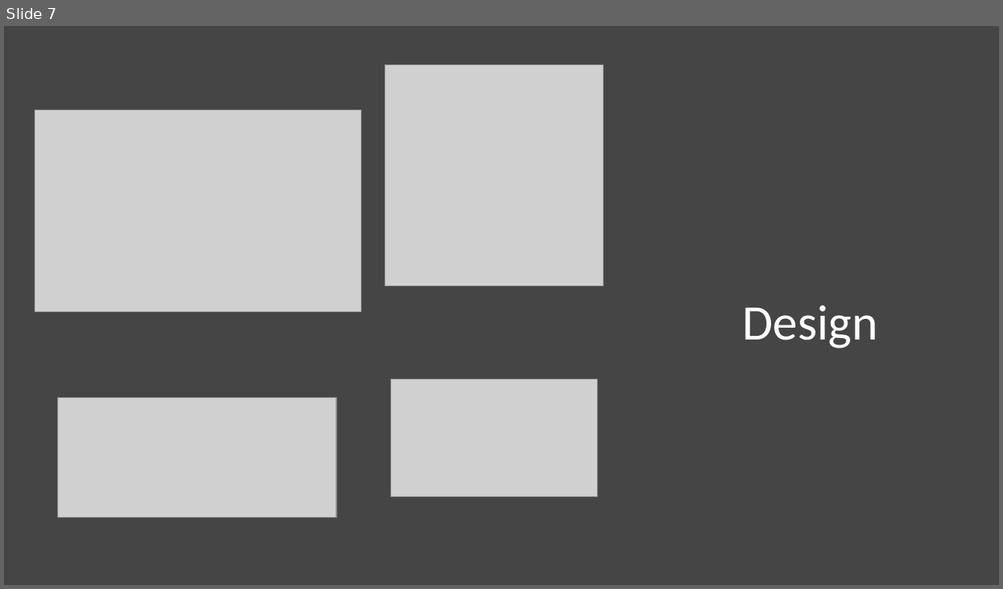
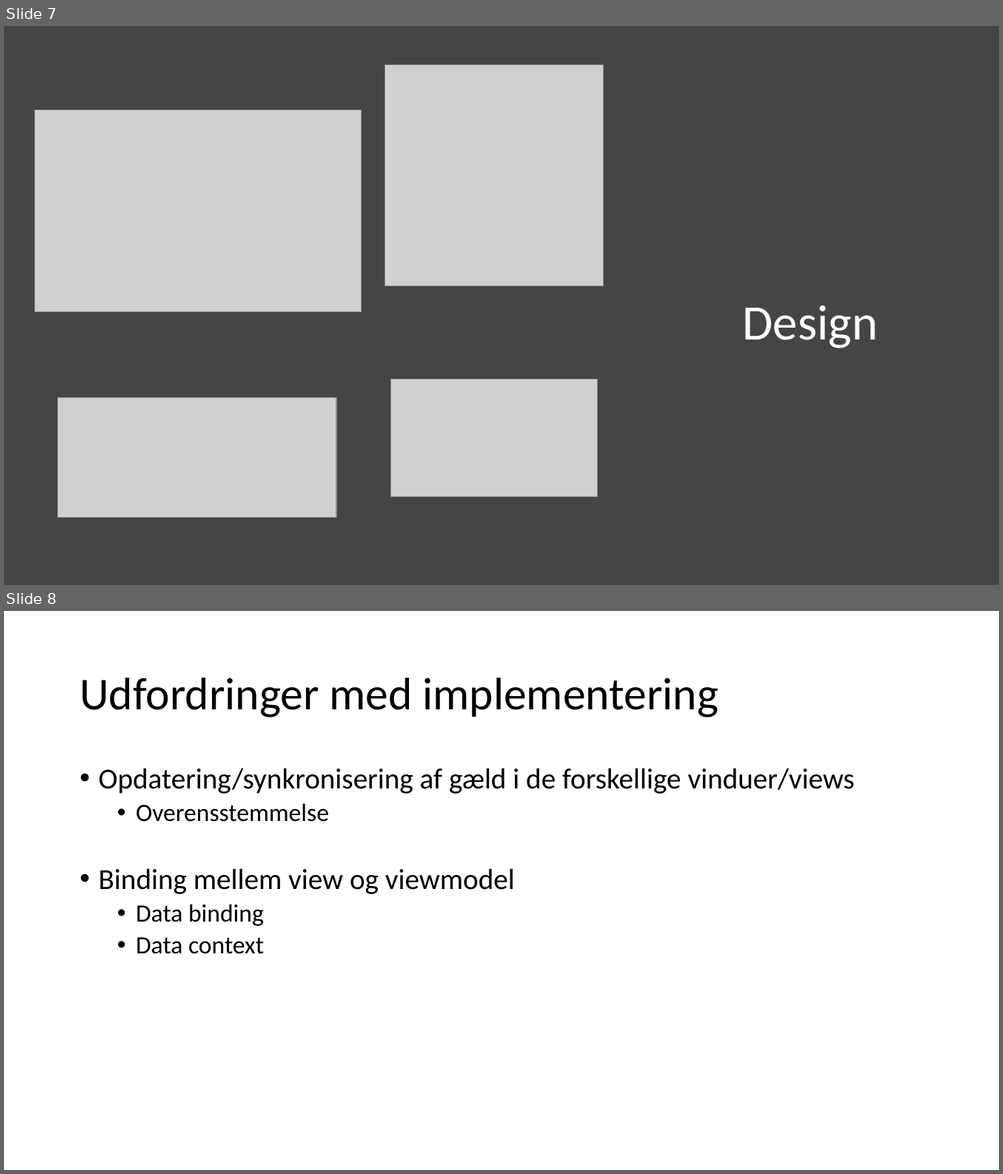
Before and after one commit to SWTGruppe29/DebtBook, a slide deck: Præsentation.pptx. Shown one above the other, each under a label of ours: slide 7 before the commit, slides 7 and 8 after it. The pictures are 1003x589 and 1003x1174 pixels, drawn with LibreOffice and Linux fonts; fonts in the diff are those of the drawing; grey boxes stand for pictures. Boxes give left, top, right and bottom in pixels: in the first picture for what was removed or moved away, otherwise in the second. Text is boxed around its words. In the diff, an @@ line names an element or a change of style, - is before the commit and + after.

```diff
--- a/Præsentation.pptx
+++ b/Præsentation.pptx
@@ slide 8 added at (x1=4, y1=611, x2=999, y2=1170), background #FFFFFF @@
@@ title added at (x1=79, y1=678, x2=718, y2=718), 44 pt, text #000000 @@
+Udfordringer med implementering
@@ text added at (x1=99, y1=768, x2=854, y2=954), 28 pt, text #000000 @@
+• Opdatering/synkronisering af gæld i de forskellige vinduer/views
+  • Overensstemmelse
+• Binding mellem view og viewmodel
+  • Data binding
+  • Data context
```
Also in this commit, not shown: 1 slide changed, 12 other files.
